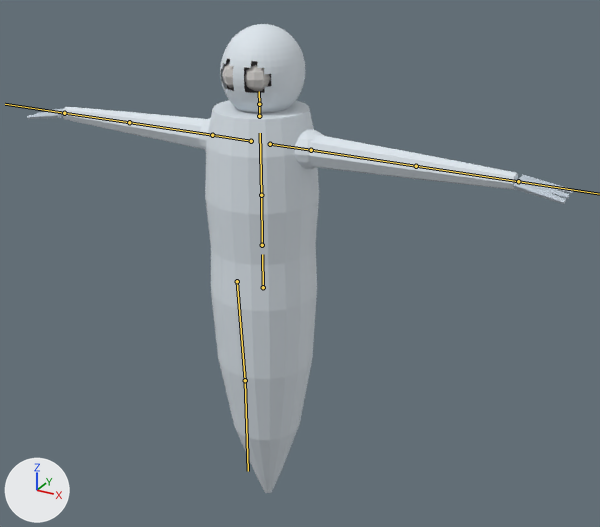
What one commit did to the FBX model Assets/Resources/Bodies/Ghost.fbx.
The view is the same before and after, from a 50 mm camera at (0.769, -1.251, 1.204) aimed at (0.069, 0.022, 0.568). Every picture has the same lights, and +X, +Y and +Z are marked at lower left. The picture after the commit comes second. The bones that change, and the others that lie on the model, are drawn over the model as lines.

The first picture shows 'GhostMesh'.
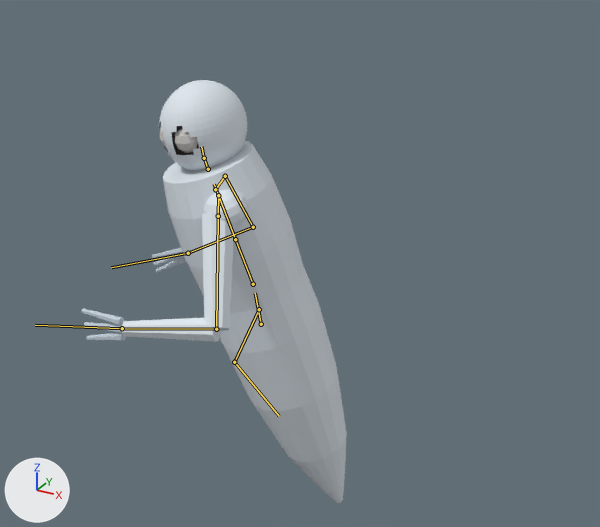
The newer file adds an action. The first version stands in its rest pose; the second is drawn at frame 1 of the action 'Ghost|Sheathe'.

Changed parts and their boxes (x1, y1, x2, y2) in the pictures (600 x 527 px):
'GhostMesh', posed (51% narrower, 10% shorter): before (27, 24, 573, 493); after (81, 80, 347, 503)
bone 'Hips', root to tip: before (263, 287) to (262, 254); after (261, 324) to (255, 293)
bone 'Spine', root to tip: before (262, 245) to (261, 195); after (253, 284) to (235, 239)
bone 'Chest', root to tip: before (261, 195) to (260, 133); after (235, 239) to (214, 184)
bone 'Neck', root to tip: before (259, 116) to (259, 104); after (208, 169) to (204, 158)
bone 'Head', root to tip: before (259, 104) to (259, 91); after (204, 158) to (201, 146)
bone 'LeftShoulder', root to tip: before (270, 144) to (311, 150); after (218, 195) to (218, 216)
bone 'LeftUpperArm', root to tip: before (311, 150) to (416, 166); after (218, 216) to (216, 329)
bone 'LeftLowerArm', root to tip: before (416, 166) to (518, 181); after (216, 329) to (122, 328)
bone 'RightShoulder', root to tip: before (251, 141) to (212, 135); after (215, 189) to (225, 176)
bone 'RightUpperArm', root to tip: before (212, 135) to (129, 122); after (225, 176) to (253, 227)
bone 'RightLowerArm', root to tip: before (129, 122) to (64, 113); after (253, 227) to (188, 253)
bone 'RightHand', root to tip: before (64, 113) to (5, 104); after (188, 253) to (111, 267)

The change, as a diff of the scene's bpy script:
```diff
--- a/Assets/Resources/Bodies/Ghost.fbx.py
+++ b/Assets/Resources/Bodies/Ghost.fbx.py
@@ bone_hips @@
 bone_hips = bpy.data.objects['Ghost'].pose.bones['Hips']
-bone_hips.location = (0.0, 0.0, 0.0)
-bone_hips.rotation_quaternion = (1.0, 0.0, 0.0, 0.0)  # degrees (0, 0, 0)
+bone_hips.location = (-0.004, -0.079, 0.003)
+bone_hips.rotation_quaternion = (0.886, 0.075, -0.456, 0.028)  # degrees (11, -54, -2)
@@ bone_spine @@
 bone_spine = bpy.data.objects['Ghost'].pose.bones['Spine']  # child of 'Hips'
-bone_spine.rotation_quaternion = (1.0, 0.0, 0.0, 0.0)  # degrees (0, 0, 0)
+bone_spine.rotation_quaternion = (0.996, 0.075, 0.043, -0.003)  # degrees (9, 5, 0)
@@ bone_chest @@
 bone_chest = bpy.data.objects['Ghost'].pose.bones['Chest']  # child of 'Spine'
-bone_chest.rotation_quaternion = (1.0, 0.0, 0.0, 0.0)  # degrees (0, 0, 0)
+bone_chest.rotation_quaternion = (1.0, 0.002, 0.011, 0.009)  # degrees (0, 1, 1)
@@ bone_neck @@
 bone_neck = bpy.data.objects['Ghost'].pose.bones['Neck']  # child of 'Chest'
-bone_neck.rotation_quaternion = (1.0, 0.0, 0.0, 0.0)  # degrees (0, 0, 0)
+bone_neck.rotation_quaternion = (0.996, -0.017, 0.085, -0.015)  # degrees (-2, 10, -2)
@@ bone_head @@
 bone_head = bpy.data.objects['Ghost'].pose.bones['Head']  # child of 'Neck'
-bone_head.rotation_quaternion = (1.0, 0.0, 0.0, 0.0)  # degrees (0, 0, 0)
+bone_head.rotation_quaternion = (0.977, -0.041, 0.203, -0.049)  # degrees (-6, 23, -7)
@@ bone_leftshoulder @@
 bone_leftshoulder = bpy.data.objects['Ghost'].pose.bones['LeftShoulder']  # child of 'Chest'
-bone_leftshoulder.rotation_quaternion = (1.0, 0.0, 0.0, 0.0)  # degrees (0, 0, 0)
+bone_leftshoulder.rotation_quaternion = (0.995, -0.034, -0.018, -0.087)  # degrees (-4, -2, -10)
@@ bone_leftupperarm @@
 bone_leftupperarm = bpy.data.objects['Ghost'].pose.bones['LeftUpperArm']  # child of 'LeftShoulder'
-bone_leftupperarm.rotation_quaternion = (1.0, 0.0, 0.0, 0.0)  # degrees (0, 0, 0)
+bone_leftupperarm.rotation_quaternion = (0.911, -0.389, 0.015, -0.136)  # degrees (-46, -5, -15)
@@ bone_leftlowerarm @@
 bone_leftlowerarm = bpy.data.objects['Ghost'].pose.bones['LeftLowerArm']  # child of 'LeftUpperArm'
-bone_leftlowerarm.rotation_quaternion = (1.0, 0.0, 0.0, 0.0)  # degrees (0, 0, 0)
+bone_leftlowerarm.rotation_quaternion = (0.661, -0.182, -0.204, -0.699)  # degrees (3, -32, -94)
@@ bone_lefthand @@
 bone_lefthand = bpy.data.objects['Ghost'].pose.bones['LeftHand']  # child of 'LeftLowerArm'
-bone_lefthand.rotation_quaternion = (1.0, 0.0, 0.0, 0.0)  # degrees (0, 0, 0)
+bone_lefthand.rotation_quaternion = (1.0, -0.028, 0.0, -0.003)  # degrees (-3, 0, 0)
@@ bone_rightshoulder @@
 bone_rightshoulder = bpy.data.objects['Ghost'].pose.bones['RightShoulder']  # child of 'Chest'
-bone_rightshoulder.rotation_quaternion = (1.0, 0.0, 0.0, 0.0)  # degrees (0, 0, 0)
+bone_rightshoulder.rotation_quaternion = (0.983, -0.035, 0.068, -0.166)  # degrees (-5, 7, -19)
@@ bone_rightupperarm @@
 bone_rightupperarm = bpy.data.objects['Ghost'].pose.bones['RightUpperArm']  # child of 'RightShoulder'
-bone_rightupperarm.rotation_quaternion = (1.0, 0.0, 0.0, 0.0)  # degrees (0, 0, 0)
+bone_rightupperarm.rotation_quaternion = (0.899, -0.437, -0.033, 0.006)  # degrees (-52, -3, 2)
@@ bone_rightlowerarm @@
 bone_rightlowerarm = bpy.data.objects['Ghost'].pose.bones['RightLowerArm']  # child of 'RightUpperArm'
-bone_rightlowerarm.rotation_quaternion = (1.0, 0.0, 0.0, 0.0)  # degrees (0, 0, 0)
+bone_rightlowerarm.rotation_quaternion = (0.795, -0.031, 0.025, 0.605)  # degrees (-1, 4, 74)
@@ bone_righthand @@
 bone_righthand = bpy.data.objects['Ghost'].pose.bones['RightHand']  # child of 'RightLowerArm'
-bone_righthand.rotation_quaternion = (1.0, 0.0, 0.0, 0.0)  # degrees (0, 0, 0)
+bone_righthand.rotation_quaternion = (0.967, -0.083, 0.001, 0.24)  # degrees (-9, 2, 28)
```
